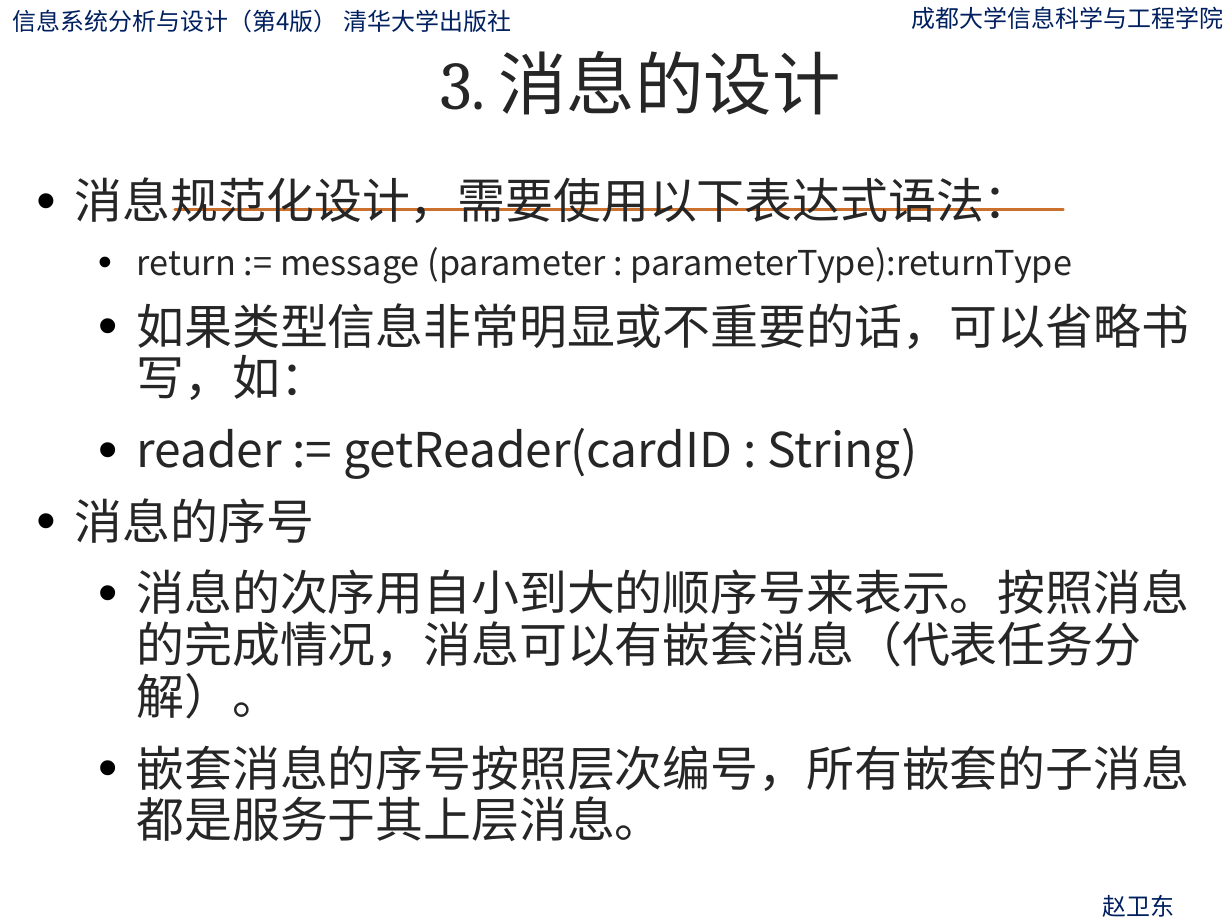
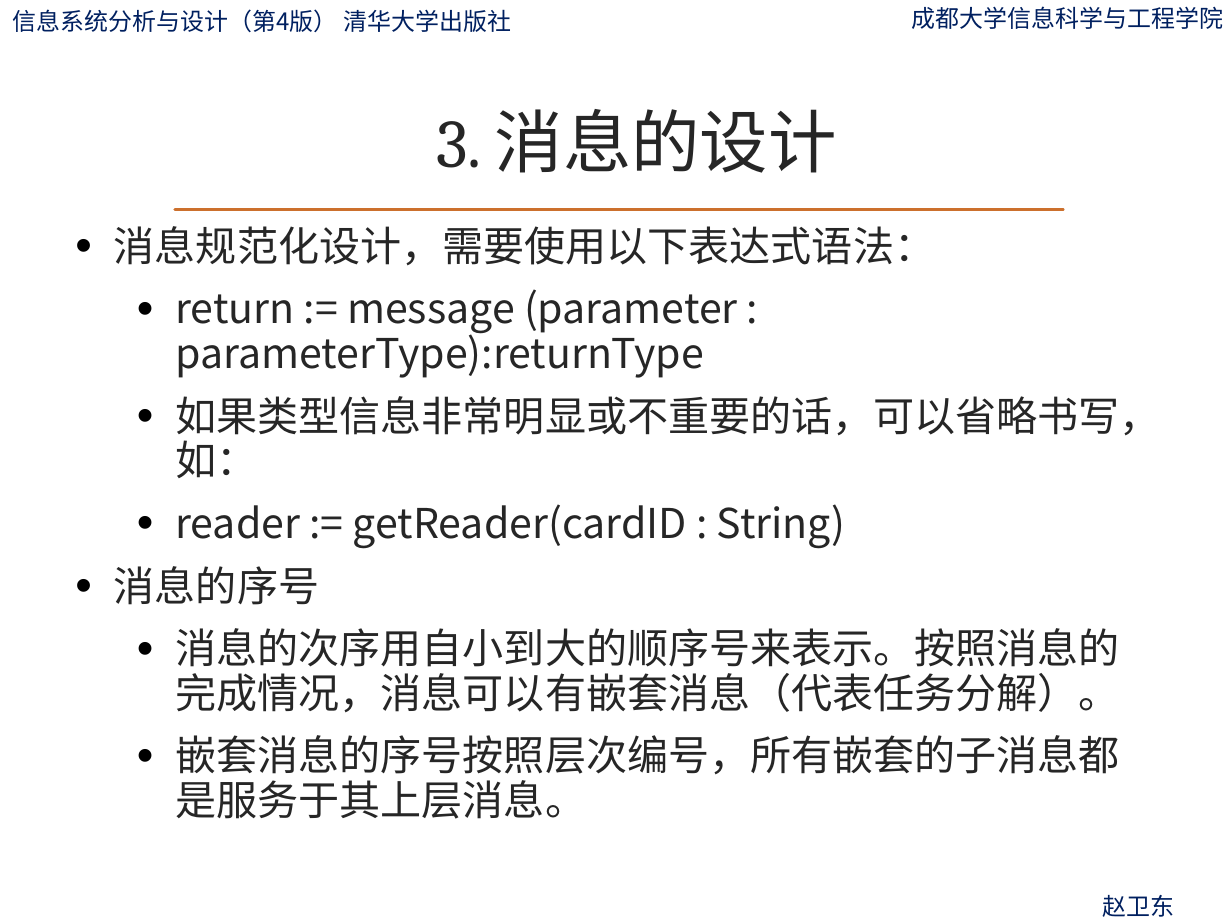
Before and after one commit to ylfagh/is_analysis-1, a slide deck: slide 113 of ppt/第10章-系统总体设计.pptx. Drawn at 1232x924 pixels with LibreOffice and Linux fonts; fonts in the diff are those of the drawing; background and template pictures are left out. Boxes give left, top, right and bottom in pixels: in the first picture for what was removed or moved away, otherwise in the second. Text is boxed around its words. In the diff, an @@ line names an element or a change of style, - is before the commit and + after.

```diff
--- a/ppt/第10章-系统总体设计.pptx
+++ b/ppt/第10章-系统总体设计.pptx
@@ title "3. 消息的设计": place and size @@
-title "3. 消息的设计" at (440,51,841,115)
+title "3. 消息的设计" at (436,109,837,173)
@@ text "消息规范化设计，需要使用以下表达式语法：": place and size @@
-text "消息规范化设计，需要使用以下表达式语法：" at (75,177,1190,841)
+text "消息规范化设计，需要使用以下表达式语法：" at (114,226,1161,819)
@@ text "消息规范化设计，需要使用以下表达式语法：" at (114,226,1161,819): size 28 to 24 pt in "消息规范化设计，需要使用以下表达式语法：", "如果类型信息非常明显或不重要的话，可以省略书写，如：", "reader := getReader(cardID : String)", "消息的序号" and 2 more places; size 20 to 24 pt in "return := message (parameter : parameterType):returnType" @@
```
Also in this commit, not shown: 188 other slides changed, 1 slide added.
